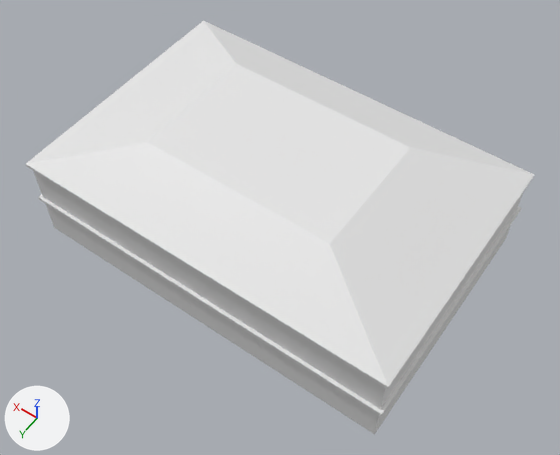
Renders of the FBX model src/Game/Arrow/ArrowContent/Models/Town/immeuble3.fbx from each side of a commit.
Both versions are drawn from a 50 mm lens placed at (-0.284, 1.631, 1.969), pointed at (0.548, 0.465, 0.138). Arrows for +X, +Y and +Z are at lower left; the lights stay in place. Where no turn or scale is listed for an object, it has been applied to the vertices.
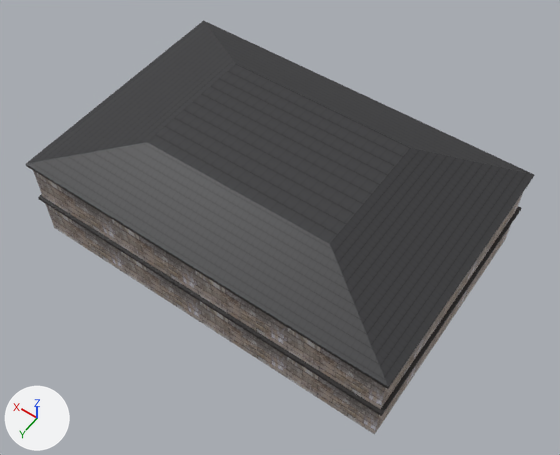
Location of each change, [x1, y1, x2, y2] in pixels of the pictures (560 x 455 px):
'Cube', recoloured, surface changed (white to grey)
    both: [26, 20, 534, 416]
'Cube_001', recoloured
    both: [33, 171, 523, 434]

The change, as a list of edits to the scene's bpy script:
```text
Add img_immeuble3_png:
    img_immeuble3_png = load_image('immeuble3.png', 'immeuble3.png', 2048, 2048, 'sRGB')
Add img_immeuble3_toit_png:
    img_immeuble3_toit_png = load_image('immeuble3_toit.png', 'immeuble3_toit.png', 2048, 2048, 'sRGB')
Add mat_material__immeuble3_png:
    mat_material__immeuble3_png = principled_material('Material__immeuble3_png')
    mat_material__immeuble3_png.texture = img_immeuble3_png  # with its transparency
Add mat_material__immeuble3_toit_png:
    mat_material__immeuble3_toit_png = principled_material('Material__immeuble3_toit_png')
    mat_material__immeuble3_toit_png.texture = img_immeuble3_toit_png  # with its transparency
Change me_cube_001:
    where me_cube_001.from_pydata(...)  # 8 vertices, 4 faces; spans x 0.0..1.2, y 0.0..0.8, z 0.0..0.3
    remove me_cube_001.materials.append(mat_material)  # white #e7e7e7
    add me_cube_001.materials.append(mat_material__immeuble3_png)  # picture img_immeuble3_png
Change me_cube:
    where me_cube.from_pydata(...)  # 48 vertices, 41 faces; spans x -0.01..1.21, y -0.01..0.81, z 0.145..0.405
    used by ob_cube; location = (0.0, 0.0, 0.0)
    remove me_cube.materials.append(mat_material)  # white #e7e7e7
    me_cube part 1: texture (UV) coordinates changed
    add me_cube.materials.append(mat_material__immeuble3_toit_png)  # picture img_immeuble3_toit_png
```
